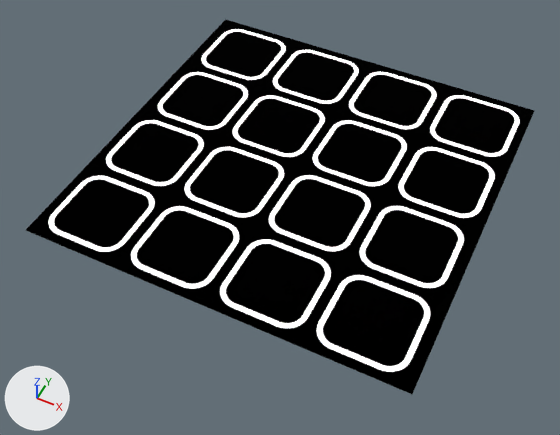
A saved change to the glTF model src/assets/Portfolio-blender/boxed-plane.gltf.
The view is the same before and after, from a 50 mm lens placed at (177.0, -405.0, 433.0), pointed at (-9.0, -32.0, -34.0). Arrows for +X, +Y and +Z are at lower left; the lights stay in place. Where no turn or scale is listed for an object, it has been applied to the vertices. Vertices at the same position are counted once.

Before the edit, the objects in view are built like this:
```python
me_plane_007 = bpy.data.meshes.new('Plane.007')
me_plane_007.from_pydata(...)  # 8 vertices, 12 faces; spans x -1.0..1.0, y -1.0..1.0, z 0.0
me_plane_007.materials.append(mat_glass_001)
ob_plane = bpy.data.objects.new('Plane', me_plane_007)
ob_plane.location = (-7.0, -3.2, 0.2)
ob_plane.scale = (-151.0, -151.0, -151.0)
```
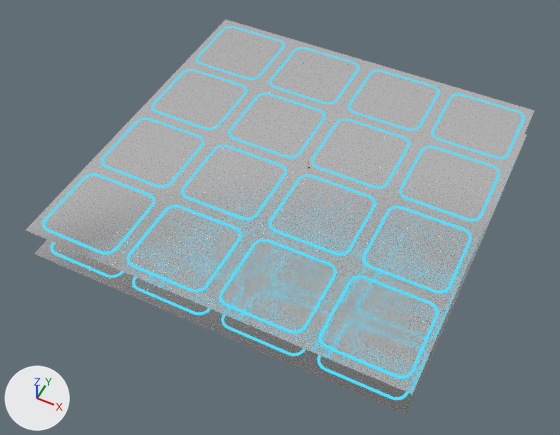
The change, as a list of edits to the scene's bpy script:
```text
Change me_plane_007:
    used by ob_plane; location = (-7.0, -3.2, 0.2); scale = (-151.0, -151.0, -151.0)
    remove me_plane_007.from_pydata(...)  # 8 vertices, 12 faces; spans x -1.0..1.0, y -1.0..1.0, z 0.0
    add me_plane_007.from_pydata(...)  # 4 vertices, 2 faces; spans x -1.0..1.0, y -1.0..1.0, z 0.0
    me_plane_007 part 1: 2 faces spanning x -1.0..1.0, y -1.0..1.0, z 0.0 switch from mat_glass_001 to mat_material (white #e7e7e7)
Add me_plane_036:
    me_plane_036.from_pydata([(-1.0, -1.0, 0.0), (1.0, -1.0, 0.0), (-1.0, 1.0, 0.0), (1.0, 1.0, 0.0)], [], [(0, 1, 3), (0, 3, 2)])
    me_plane_036.materials.append(mat_material)  # white #e7e7e7
Add ob_plane_027:
    ob_plane_027 = bpy.data.objects.new('Plane.027', me_plane_046)  # 192 vertices, 384 faces; spans x -32.7..32.7, y -32.7..32.7, z 0.0..0.4; in mat_glass_002 (black #000000)
    ob_plane_027.location = (106.2, -114.5, -27.6)
Add ob_plane_026:
    ob_plane_026 = bpy.data.objects.new('Plane.026', me_plane_046.copy())
    ob_plane_026.location = (31.1, -114.5, -27.6)
Add ob_plane_019:
    ob_plane_019 = bpy.data.objects.new('Plane.019', me_plane_046.copy())
    ob_plane_019.location = (-44.4, -114.5, -27.6)
Add ob_plane_018:
    ob_plane_018 = bpy.data.objects.new('Plane.018', me_plane_046.copy())
    ob_plane_018.location = (-119.5, -114.5, -27.6)
Add ob_plane_017:
    ob_plane_017 = bpy.data.objects.new('Plane.017', me_plane_036)
    ob_plane_017.location = (-7.0, -3.2, -27.3)
    ob_plane_017.scale = (-151.0, -151.0, -151.0)
Add ob_plane_016:
    ob_plane_016 = bpy.data.objects.new('Plane.016', me_plane_046.copy())
    ob_plane_016.location = (106.2, 108.2, -0.1)
Add ob_plane_015:
    ob_plane_015 = bpy.data.objects.new('Plane.015', me_plane_046.copy())
    ob_plane_015.location = (31.1, 108.2, -0.1)
Add ob_plane_014:
    ob_plane_014 = bpy.data.objects.new('Plane.014', me_plane_046.copy())
    ob_plane_014.location = (106.2, 33.9, -0.1)
Add ob_plane_013:
    ob_plane_013 = bpy.data.objects.new('Plane.013', me_plane_046.copy())
    ob_plane_013.location = (31.1, 33.9, -0.1)
Add ob_plane_012:
    ob_plane_012 = bpy.data.objects.new('Plane.012', me_plane_046.copy())
    ob_plane_012.location = (106.2, -40.3, -0.1)
Add ob_plane_011:
    ob_plane_011 = bpy.data.objects.new('Plane.011', me_plane_046.copy())
    ob_plane_011.location = (31.1, -40.3, -0.1)
Add ob_plane_010:
    ob_plane_010 = bpy.data.objects.new('Plane.010', me_plane_046.copy())
    ob_plane_010.location = (106.2, -114.5, -0.1)
Add ob_plane_001:
    ob_plane_001 = bpy.data.objects.new('Plane.001', me_plane_046.copy())
    ob_plane_001.location = (31.1, -114.5, -0.1)
Add ob_plane_009:
    ob_plane_009 = bpy.data.objects.new('Plane.009', me_plane_046.copy())
    ob_plane_009.location = (-44.4, 108.2, -0.1)
Add ob_plane_008:
    ob_plane_008 = bpy.data.objects.new('Plane.008', me_plane_046.copy())
    ob_plane_008.location = (-119.5, 108.2, -0.1)
Add ob_plane_007:
    ob_plane_007 = bpy.data.objects.new('Plane.007', me_plane_046.copy())
    ob_plane_007.location = (-44.4, 33.9, -0.1)
Add ob_plane_006:
    ob_plane_006 = bpy.data.objects.new('Plane.006', me_plane_046.copy())
    ob_plane_006.location = (-119.5, 33.9, -0.1)
Add ob_plane_005:
    ob_plane_005 = bpy.data.objects.new('Plane.005', me_plane_046.copy())
    ob_plane_005.location = (-44.4, -40.3, -0.1)
Add ob_plane_004:
    ob_plane_004 = bpy.data.objects.new('Plane.004', me_plane_046.copy())
    ob_plane_004.location = (-119.5, -40.3, -0.1)
Add ob_plane_003:
    ob_plane_003 = bpy.data.objects.new('Plane.003', me_plane_046.copy())
    ob_plane_003.location = (-44.4, -114.5, -0.1)
Add ob_plane_002:
    ob_plane_002 = bpy.data.objects.new('Plane.002', me_plane_046.copy())
    ob_plane_002.location = (-119.5, -114.5, -0.1)
```

Boxes [x1, y1, x2, y2] around the edits, measured in the pictures (560 x 435 px):
'Plane.017', added
    after: [34, 134, 527, 415]
'Plane.010', added
    after: [319, 276, 439, 378]
'Plane.001', added
    after: [219, 239, 337, 333]
'Plane.003', added
    after: [127, 205, 242, 292]
'Plane.012', added
    after: [362, 206, 472, 293]
'Plane.002', added
    after: [42, 173, 155, 254]
'Plane.011', added
    after: [269, 174, 376, 255]
'Plane.005', added
    after: [181, 145, 287, 220]
'Plane.014', added
    after: [399, 146, 500, 221]
'Plane.013', added
    after: [311, 118, 410, 188]
'Plane.004', added
    after: [101, 118, 204, 187]
'Plane.007', added
    after: [228, 93, 326, 158]
'Plane.016', added
    after: [431, 94, 525, 159]
'Plane.006', added
    after: [151, 69, 247, 130]
'Plane.015', added
    after: [348, 70, 440, 131]
'Plane.009', added
    after: [269, 47, 360, 104]
'Plane.008', added
    after: [196, 26, 285, 80]
'Plane.027', added
    after: [317, 355, 408, 400]
'Plane.026', added
    after: [221, 314, 306, 356]
'Plane.019', added
    after: [132, 277, 210, 315]
'Plane.018', added
    after: [50, 242, 123, 277]
part 1 of me_plane_007, recoloured (black to white)
    both: [26, 19, 535, 394]
